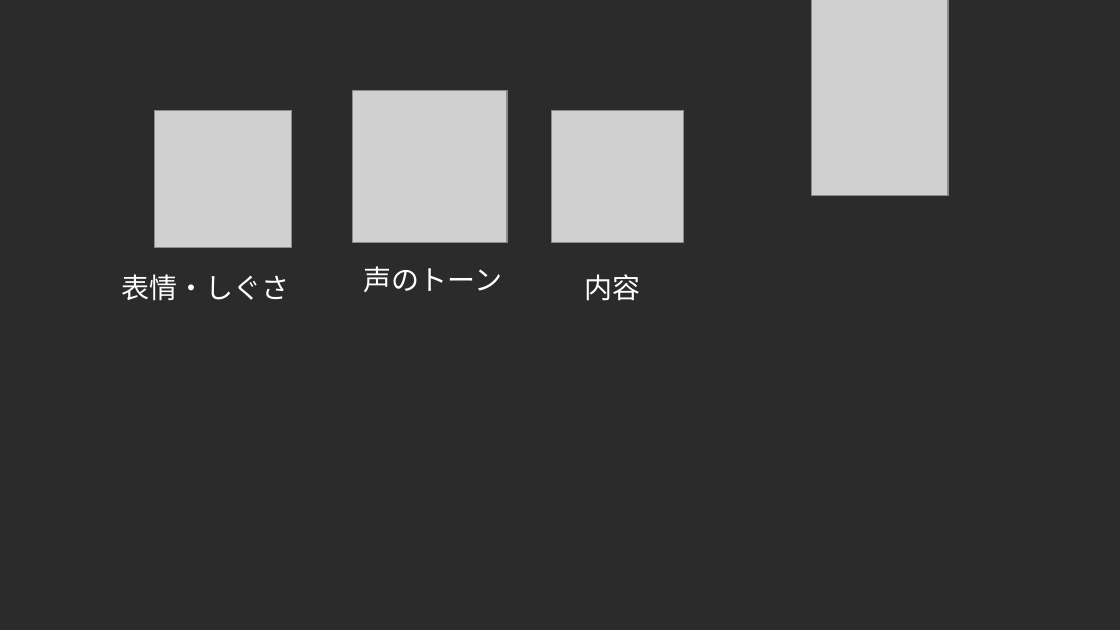
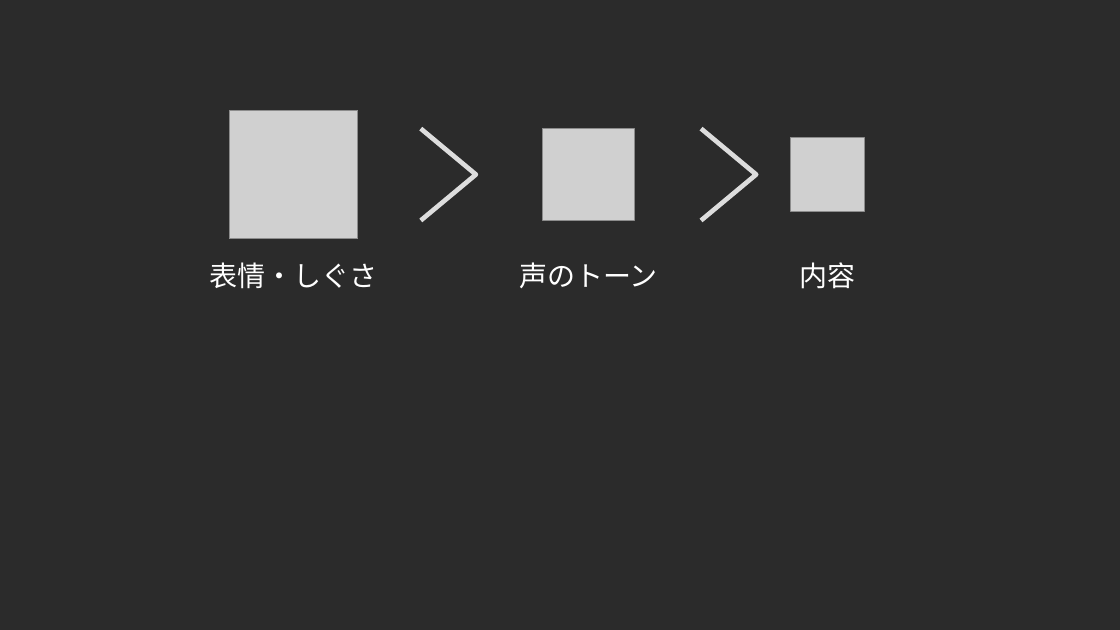
Before and after one commit to shinichi-kato/muno-site-scratch, a slide deck: slide 1 of static/insight.odp. Drawn at 1120x630 pixels with LibreOffice and Linux fonts; fonts in the diff are those of the drawing; grey boxes stand for pictures; background and template pictures are left out; a plain dark background stands for a picture behind light text. Boxes give left, top, right and bottom in pixels: in the first picture for what was removed or moved away, otherwise in the second. Text is boxed around its words. In the diff, an @@ line names an element or a change of style, - is before the commit and + after.

```diff
--- a/static/insight.odp
+++ b/static/insight.odp
@@ picture: place and size @@
-picture at [155, 110, 292, 248]
+picture at [230, 110, 358, 239]
@@ picture removed at [353, 91, 507, 243] @@
@@ freeform shape added at [421, 129, 476, 221], outline #DDDDDD 3 pt @@
@@ picture: place and size @@
-picture at [551, 110, 683, 242]
+picture at [542, 129, 634, 221]
@@ freeform shape added at [701, 129, 756, 221], outline #DDDDDD 3 pt @@
@@ picture: place and size @@
-picture at [812, 0, 949, 195]
+picture at [791, 138, 865, 212]
@@ text "表情・しぐさ": place and size @@
-text "表情・しぐさ" at [121, 274, 289, 301]
+text "表情・しぐさ" at [209, 262, 377, 289]
@@ text "声のトーン": place and size @@
-text "声のトーン" at [364, 266, 503, 292]
+text "声のトーン" at [519, 262, 658, 288]
@@ text "内容": place and size @@
-text "内容" at [584, 274, 640, 301]
+text "内容" at [799, 262, 855, 289]
```
Also in this commit, not shown: 2 slides added, 4 other files.
